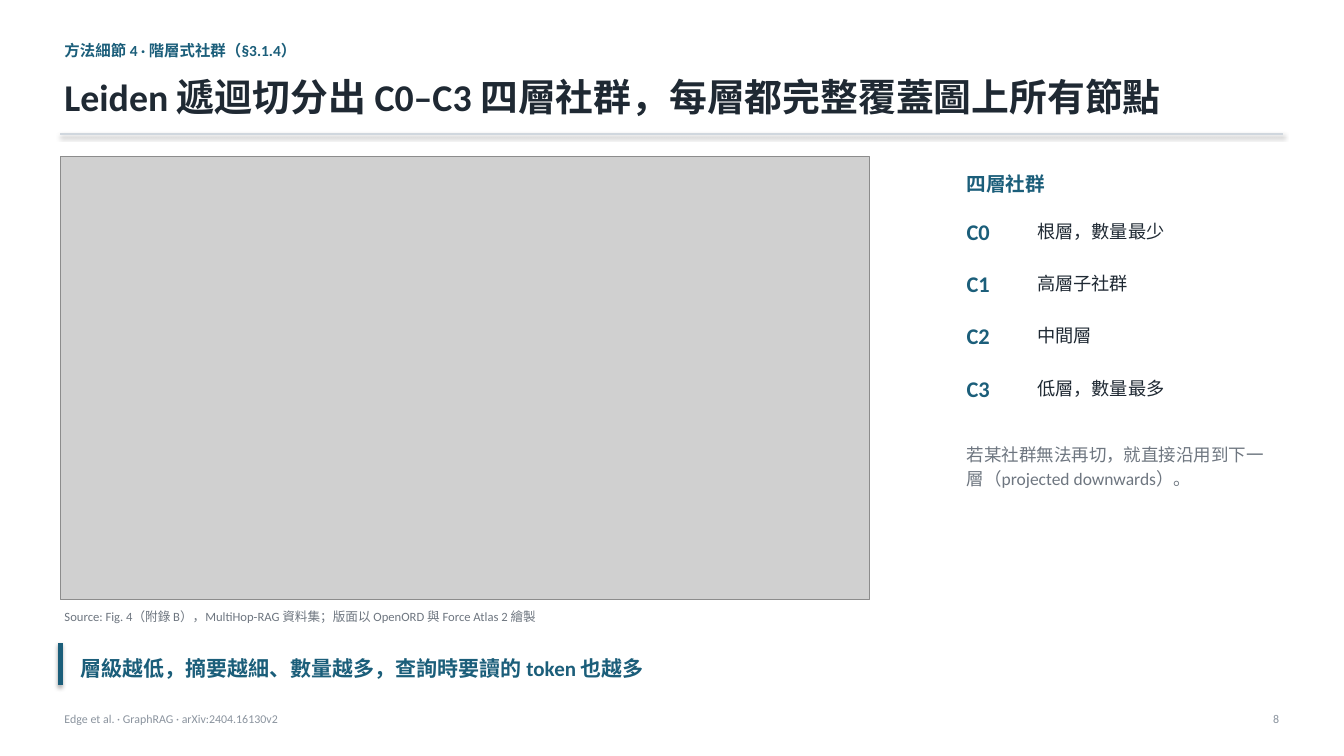
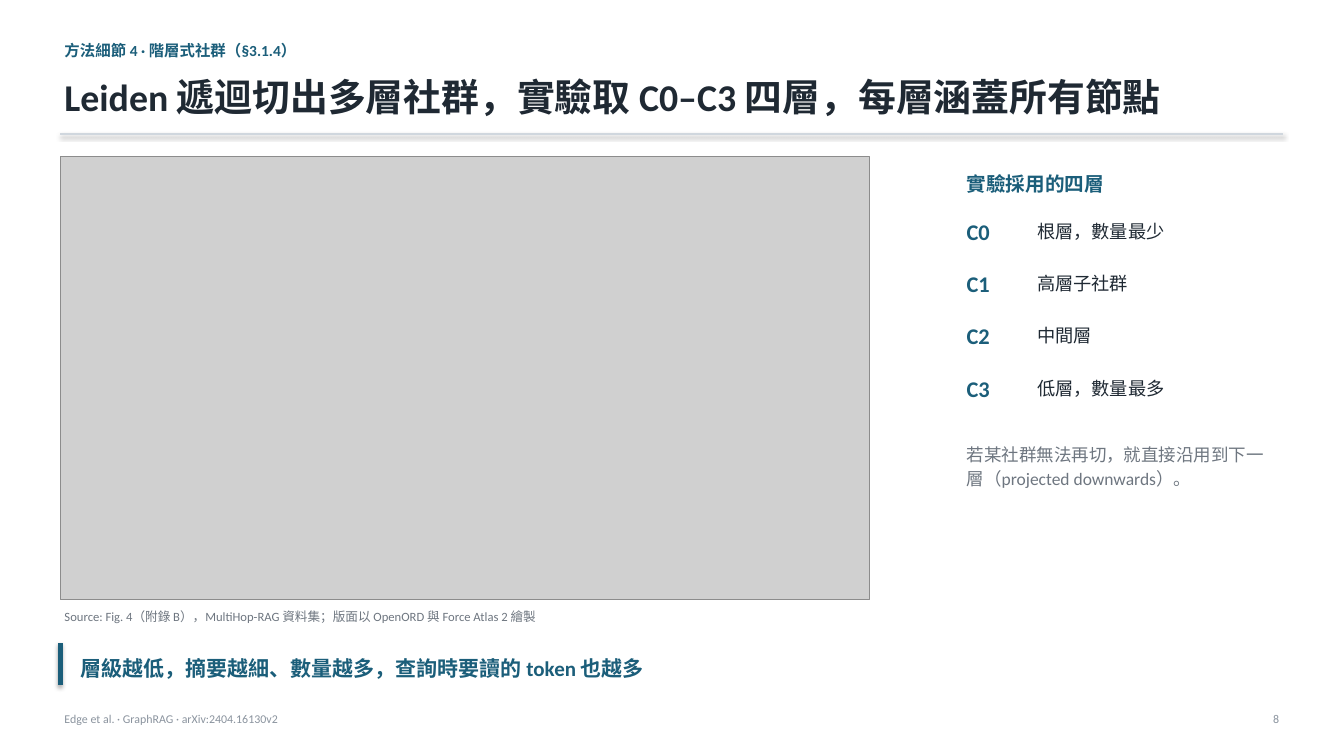
Before and after one commit to Moris-Zhan/CV-RAG-LLM-Papers, a slide deck: slide 8 of RAG/2024_GraphRAG/slides_zh-TW.pptx. Drawn at 1344x756 pixels with LibreOffice and Linux fonts; fonts in the diff are those of the drawing; grey boxes stand for pictures. Boxes give left, top, right and bottom in pixels: in the first picture for what was removed or moved away, otherwise in the second. Text is boxed around its words. In the diff, an @@ line names an element or a change of style, - is before the commit and + after.

```diff
--- a/RAG/2024_GraphRAG/slides_zh-TW.pptx
+++ b/RAG/2024_GraphRAG/slides_zh-TW.pptx
@@ text at [64,78,1161,116]: text changed @@
-Leiden 遞迴切分出 C0–C3 四層社群，每層都完整覆蓋圖上所有節點
+Leiden 遞迴切出多層社群，實驗取 C0–C3 四層，每層涵蓋所有節點
@@ text at [967,174,1104,193]: text changed @@
-四層社群
+實驗採用的四層
```
Also in this commit, not shown: 14 other slides changed, 2 slides added, 14 other files.
